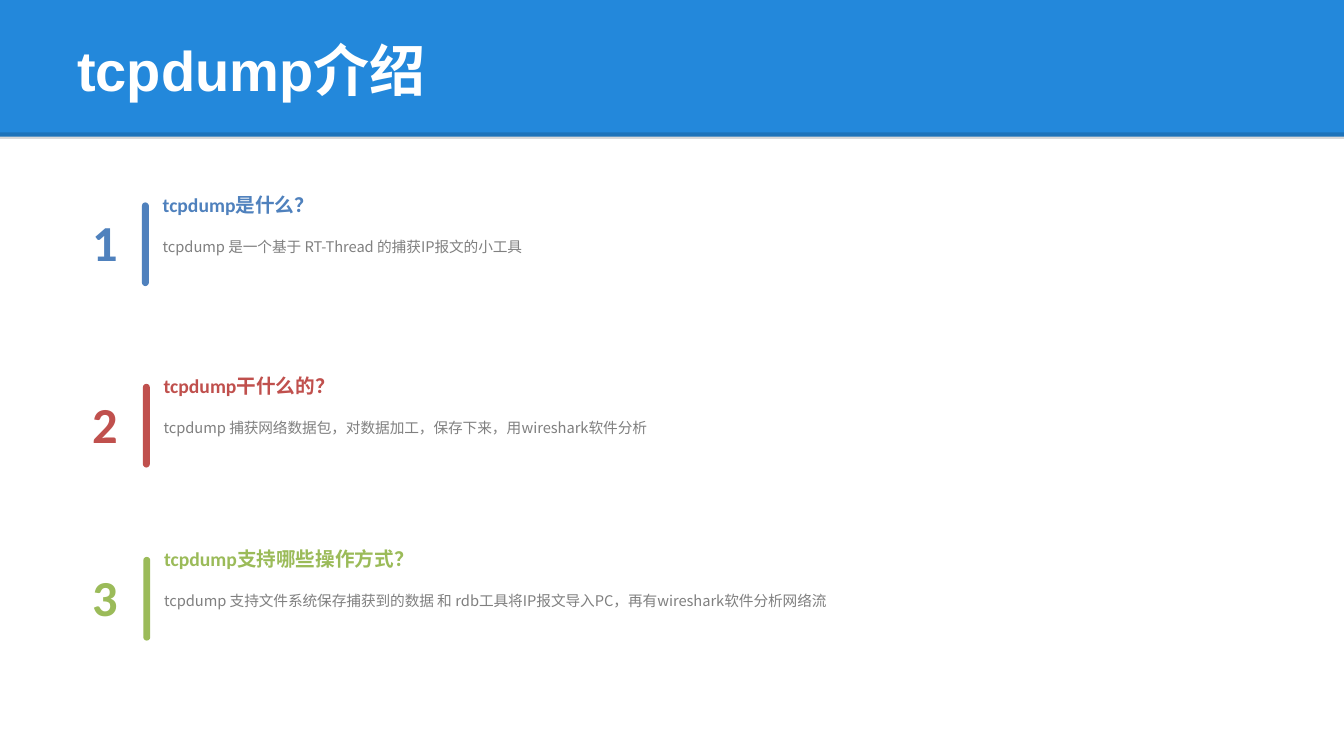
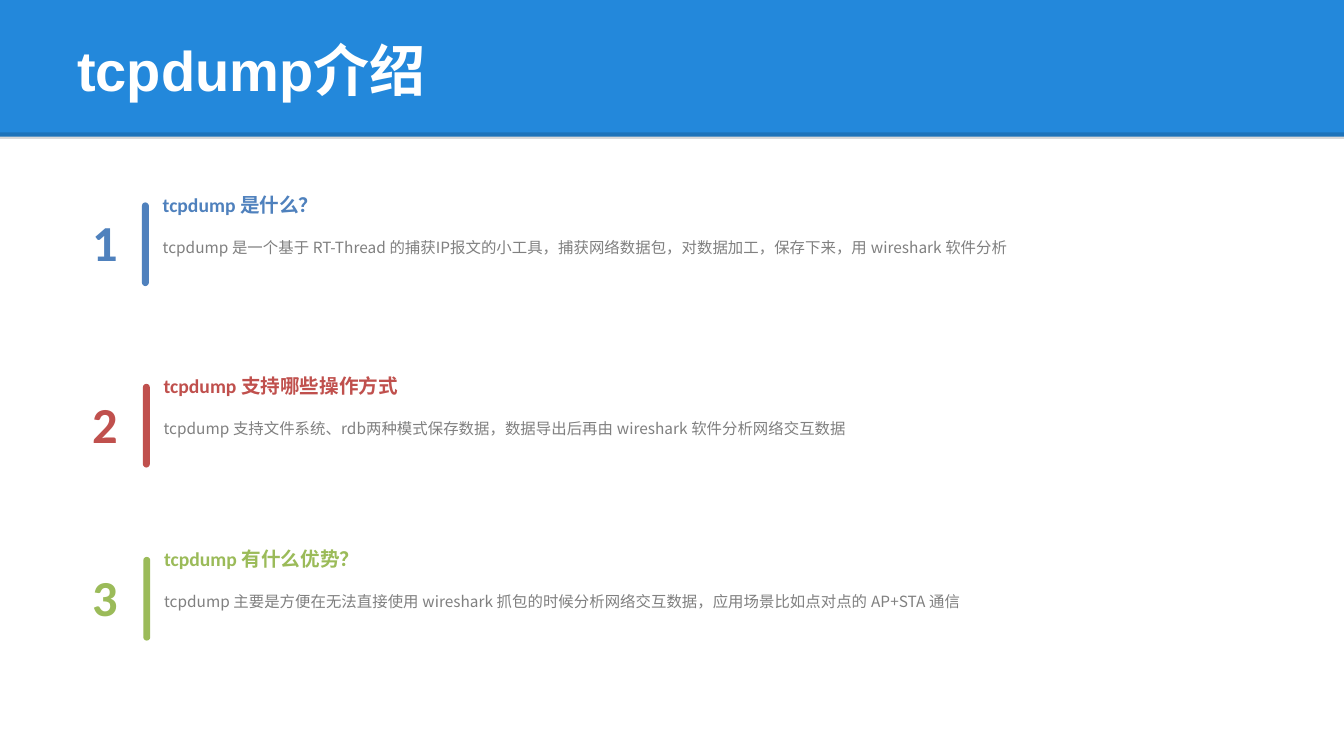
Before and after one commit to lepustse/tcpdump, a slide deck: slide 2 of tcpdump.pptx. Drawn at 1344x756 pixels with LibreOffice and Linux fonts; fonts in the diff are those of the drawing; background and template pictures are left out. Boxes give left, top, right and bottom in pixels: in the first picture for what was removed or moved away, otherwise in the second. Text is boxed around its words. In the diff, an @@ line names an element or a change of style, - is before the commit and + after.

```diff
--- a/tcpdump.pptx
+++ b/tcpdump.pptx
@@ text at [163,195,318,215]: spaces changed @@
-tcpdump是什么？
+tcpdump 是什么？
@@ text at [163,240,1007,257]: text changed; size 10.5 to 11 pt @@
-tcpdump 是一个基于 RT-Thread 的捕获IP报文的小工具
+tcpdump 是一个基于 RT-Thread 的捕获IP报文的小工具，捕获网络数据包，对数据加工，保存下来，用 wireshark 软件分析
@@ text at [164,376,398,396]: text changed @@
-tcpdump干什么的？
+tcpdump 支持哪些操作方式
@@ text at [164,421,845,438]: text changed; size 10.5 to 11 pt @@
-tcpdump 捕获网络数据包，对数据加工，保存下来，用wireshark软件分析
+tcpdump 支持文件系统、rdb两种模式保存数据，数据导出后再由 wireshark 软件分析网络交互数据
@@ text at [164,549,359,569]: text changed @@
-tcpdump支持哪些操作方式？
+tcpdump 有什么优势？
@@ text at [164,594,960,611]: text changed; size 10.5 to 11 pt @@
-tcpdump 支持文件系统保存捕获到的数据 和 rdb工具将IP报文导入PC，再有wireshark软件分析网络流
+tcpdump 主要是方便在无法直接使用 wireshark 抓包的时候分析网络交互数据，应用场景比如点对点的 AP+STA 通信
```
Also in this commit, not shown: 2 other slides changed, 2 other files.
